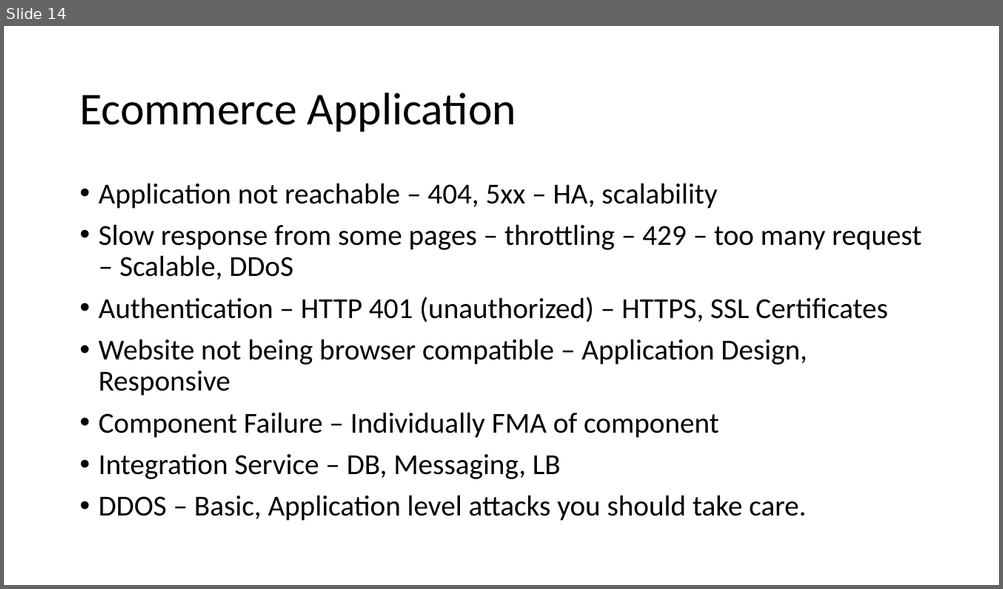
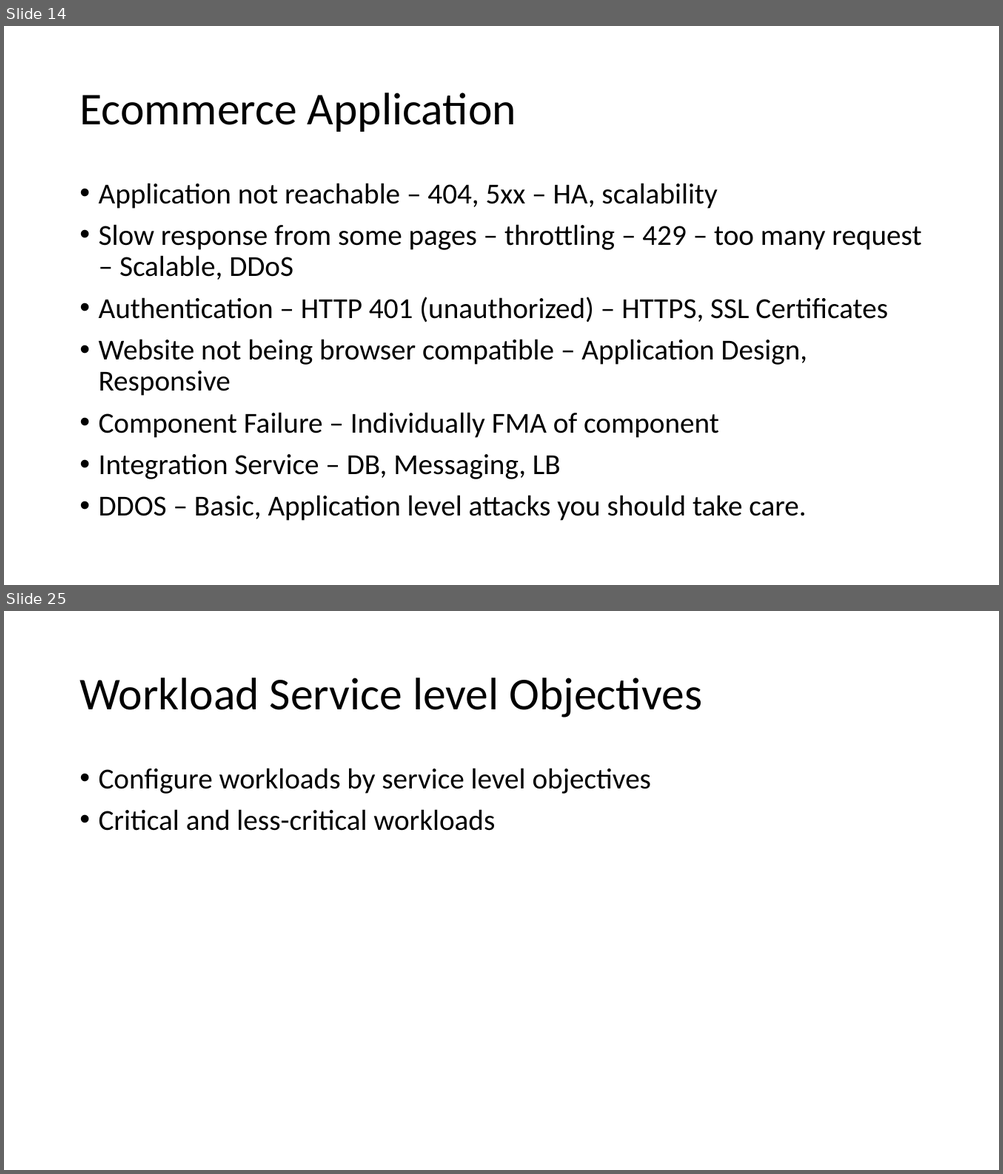
Before and after one commit to mgovind83/15July-AZ305, a slide deck: Business Continuity and Resiliency.pptx. Shown one above the other, each under a label of ours: slide 14 before the commit, slides 14 and 25 after it; the slides between them are not shown. The pictures are 1003x589 and 1003x1174 pixels, drawn with LibreOffice and Linux fonts; fonts in the diff are those of the drawing. Boxes give left, top, right and bottom in pixels: in the first picture for what was removed or moved away, otherwise in the second. Text is boxed around its words. In the diff, an @@ line names an element or a change of style, - is before the commit and + after.

```diff
--- a/Business Continuity and Resiliency.pptx
+++ b/Business Continuity and Resiliency.pptx
@@ slide 25 added at box(4, 611, 999, 1170), background #FFFFFF @@
@@ title added at box(79, 678, 702, 718), 44 pt, text #000000 @@
+Workload Service level Objectives
@@ text added at box(99, 768, 652, 831), 28 pt, text #000000 @@
+• Configure workloads by service level objectives
+• Critical and less-critical workloads
```
Also in this commit, not shown: 14 other slides added.
